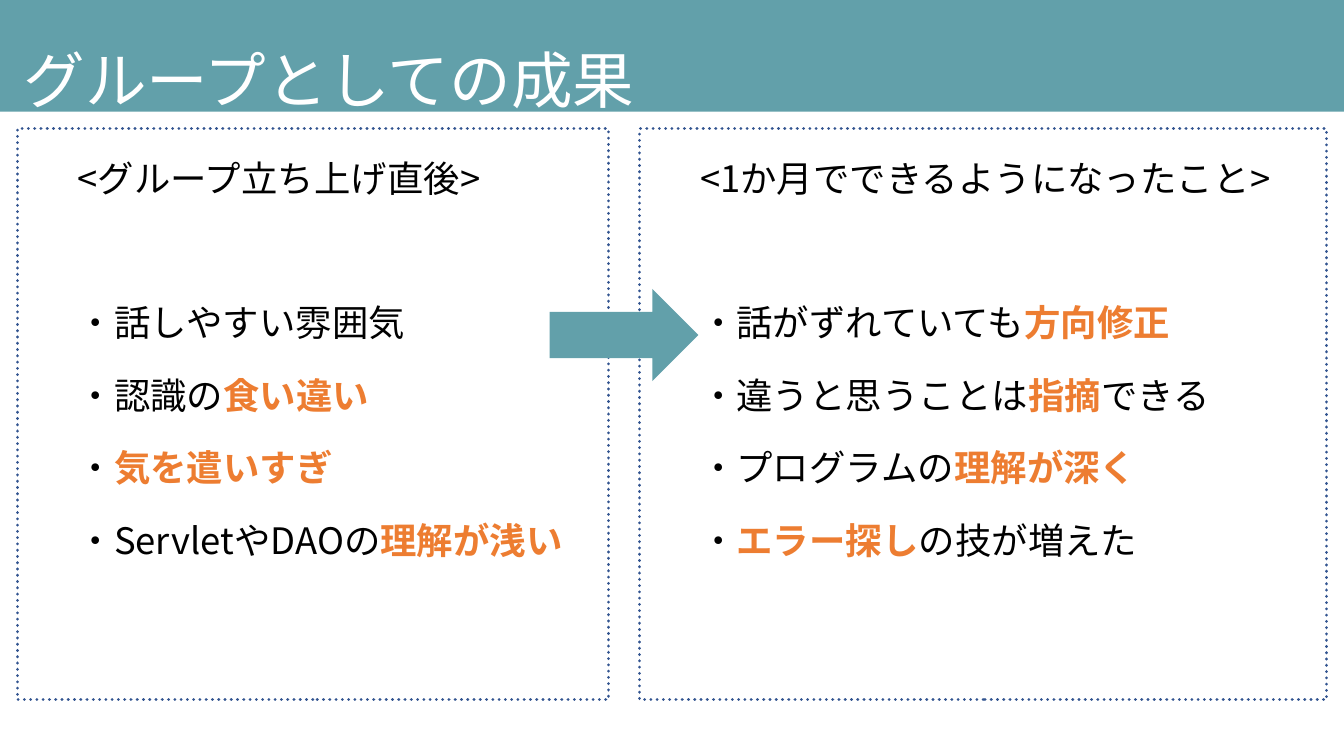
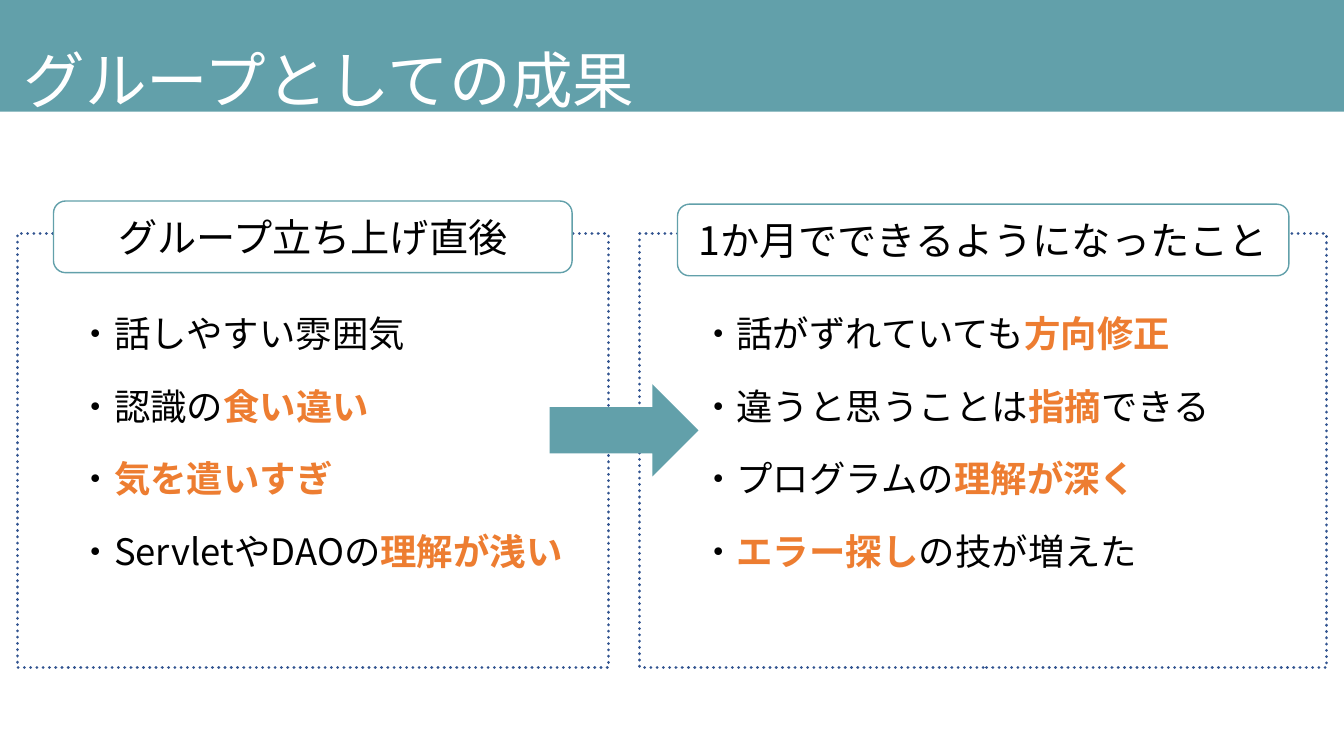
Before and after one commit to DOJO-2021/B-3, a slide deck: slide 11 of documents/発表スライド_ビーチサンダル.pptx. Drawn at 1344x756 pixels with LibreOffice and Linux fonts; fonts in the diff are those of the drawing. Boxes give left, top, right and bottom in pixels: in the first picture for what was removed or moved away, otherwise in the second. Text is boxed around its words. In the diff, an @@ line names an element or a change of style, - is before the commit and + after.

```diff
--- a/documents/発表スライド_ビーチサンダル.pptx
+++ b/documents/発表スライド_ビーチサンダル.pptx
@@ text at [78, 161, 481, 195]: paragraph removed @@
-  <グループ立ち上げ直後>
@@ text in rectangle at [700, 163, 1270, 195]: paragraph removed @@
-  <1か月でできるようになったこと>
@@ rounded rectangle added at [53, 201, 572, 272], fill #FFFFFF, outline #62A0AA 1 pt, 28 pt, text #000000 @@
+グループ立ち上げ直後
@@ rounded rectangle added at [678, 205, 1290, 276], fill #FFFFFF, outline #62A0AA 1 pt, 28 pt, text #000000 @@
+1か月でできるようになったこと
@@ text "・話しやすい雰囲気": place and size @@
-text "・話しやすい雰囲気" at [17, 129, 609, 700]
+text "・話しやすい雰囲気" at [17, 234, 609, 667]
@@ rectangle "・話がずれていても方向修正": place and size @@
-rectangle "・話がずれていても方向修正" at [640, 129, 1328, 700]
+rectangle "・話がずれていても方向修正" at [640, 234, 1328, 667]
@@ right arrow: place and size @@
-right arrow at [549, 289, 699, 382]
+right arrow at [549, 384, 699, 477]
```
Also in this commit, not shown: 1 other slide changed.
